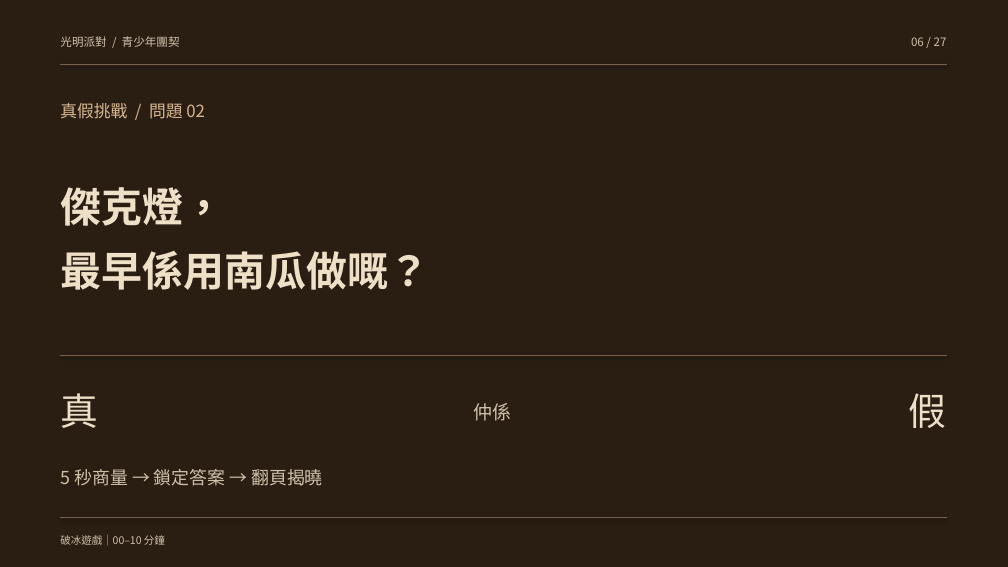
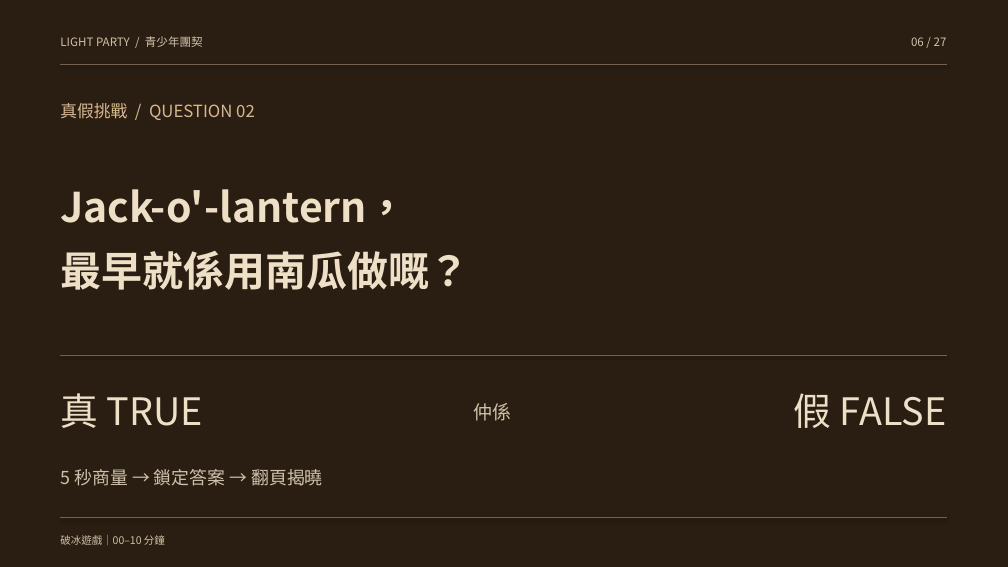
Before and after one commit to hei08285744/light-party-presentation, a slide deck: slide 6 of light-party.pptx. Drawn at 1008x567 pixels with LibreOffice and Linux fonts; fonts in the diff are those of the drawing. Boxes give left, top, right and bottom in pixels: in the first picture for what was removed or moved away, otherwise in the second. Text is boxed around its words. In the diff, an @@ line names an element or a change of style, - is before the commit and + after.

```diff
--- a/light-party.pptx
+++ b/light-party.pptx
@@ text at (60, 36, 203, 47): text changed @@
-光明派對 / 青少年團契
+LIGHT PARTY / 青少年團契
@@ text at (60, 103, 255, 120): text changed @@
-真假挑戰 / 問題 02
+真假挑戰 / QUESTION 02
@@ text at (60, 189, 469, 290): text changed @@
-傑克燈，
-最早係用南瓜做嘅？
+Jack-o'-lantern，
+最早就係用南瓜做嘅？
@@ text at (60, 393, 203, 428): text changed @@
-真
+真 TRUE
@@ text at (794, 393, 947, 428): text changed @@
-假
+假 FALSE
```
Also in this commit, not shown: 26 other slides changed, 4 other files.
